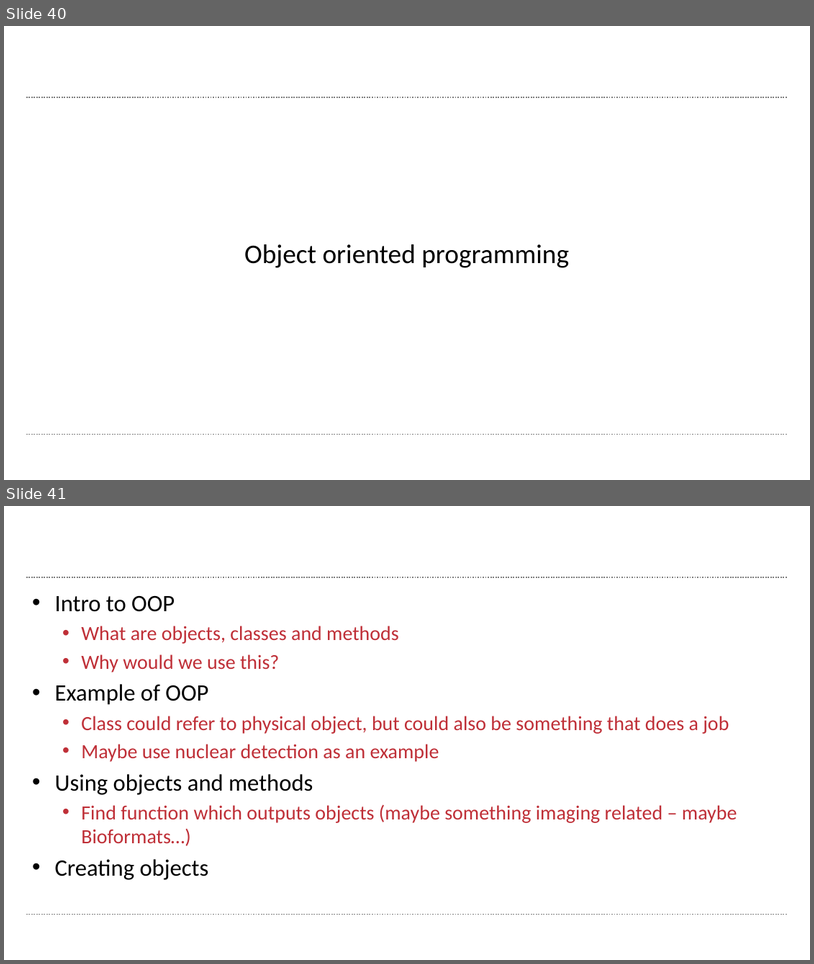
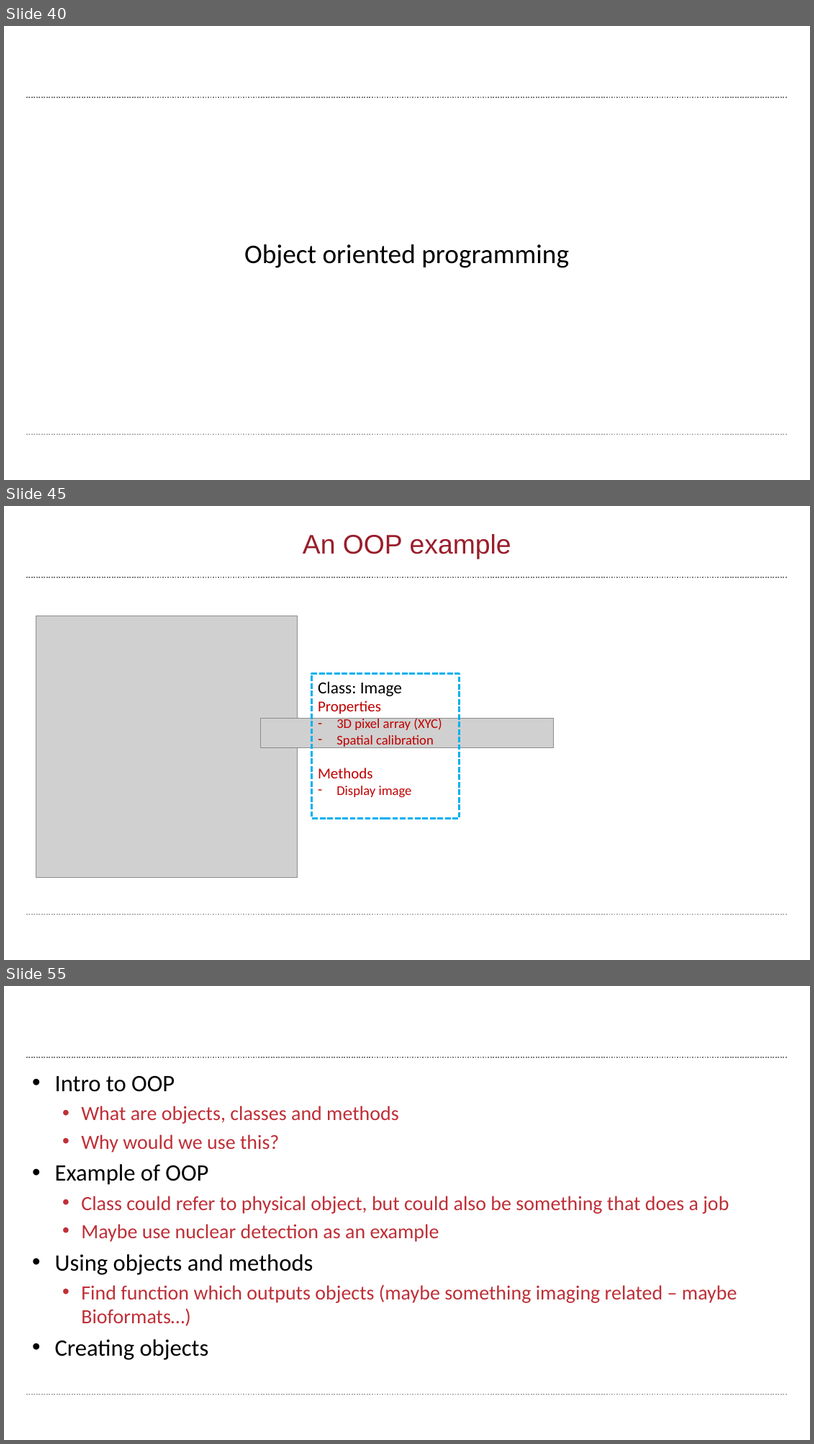
Before and after one commit to wbif-bristol/MATLAB-course, a slide deck: Session 3 - Advanced data structures/MATLAB Session 3.pptx. Shown one above the other, each under a label of ours: slides 40 and 41 before the commit, slides 40, 45 and 55 after it; the slides between them are not shown. The pictures are 814x964 and 814x1444 pixels, drawn with LibreOffice and Linux fonts; fonts in the diff are those of the drawing; grey boxes stand for pictures; background and template pictures are left out. Boxes give left, top, right and bottom in pixels: in the first picture for what was removed or moved away, otherwise in the second. Text is boxed around its words. In the diff, an @@ line names an element or a change of style, - is before the commit and + after.

```diff
--- a/Session 3 - Advanced data structures/MATLAB Session 3.pptx
+++ b/Session 3 - Advanced data structures/MATLAB Session 3.pptx
@@ slide 45 added at [4,506,810,960], background #FFFFFF; not listed: 2 template elements that a slide beside it also shows @@
@@ title added at [303,534,512,559], 32 pt, text #9A1D2B @@
+An OOP example
@@ picture added at [36,615,298,878] @@
@@ rectangle added at [312,674,460,818], outline #00B0F0 2.25 pt dashed, 16 pt, text #C00000 @@
+Class: Image
+Properties
+– 3D pixel array (XYC)
+– Spatial calibration
+Methods
+– Display image
@@ picture added at [260,718,554,748] @@
@@ what was slide 41 is now slide 55 @@
```
Also in this commit, not shown: 2 slides changed, 13 other slides added, 2 other files.
